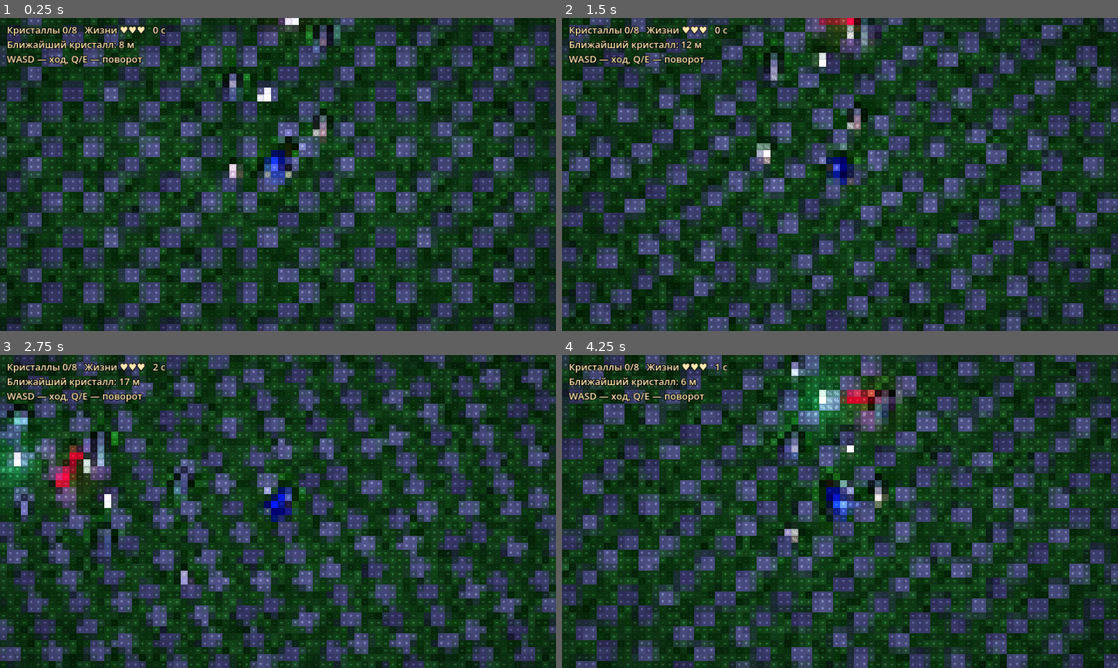
Above: before the commit, frames 1-4 (two rows, left to right).
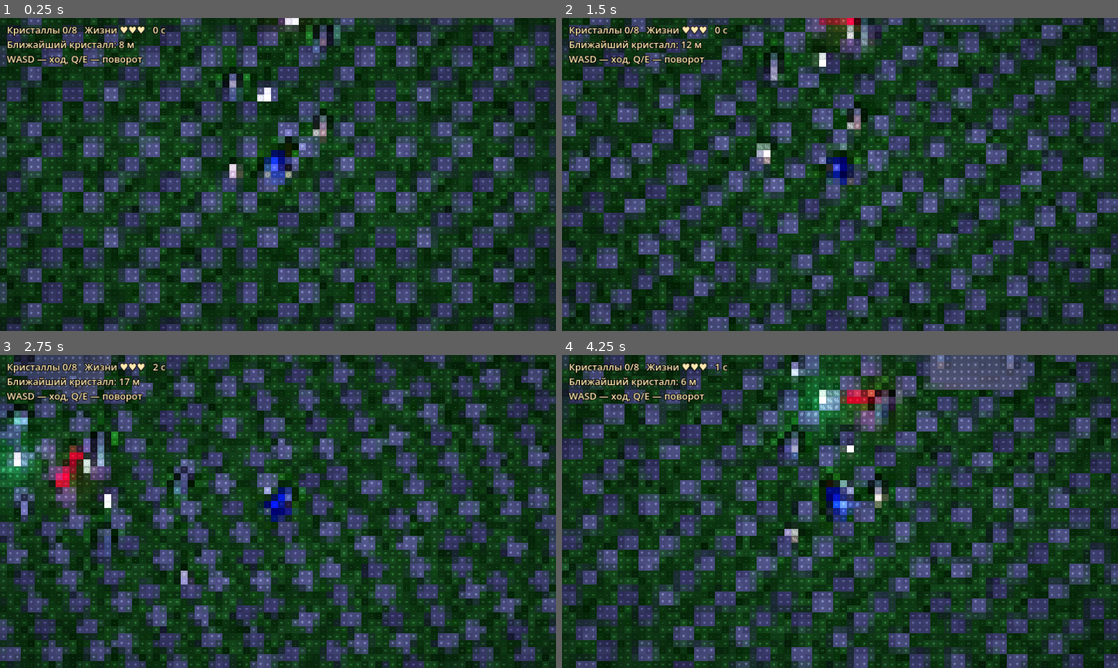
Above: after the commit, the same moments.

Repository: arteick/proxy-test
Game: Godot game, scene res://main.tscn
Two runs of this game, one before a commit and one after it. Both use one fixed random seed, a clock stepped at 60 frames per second and the inputs below.
Inputs (mouse positions are in pixels of both pictures, inside the frame that each line leads up to):
- Up to frame 1 (0.25 s): no input
- Up to frame 2 (1.5 s): tap Enter at 0.5 s; move the mouse to (962, 158) at 0.52 s; hold D 0.53-1.28 s; tap R at 0.6 s; move the mouse to (728, 190) at 1.27 s; hold S from 1.28 s (still down); tap Q at 1.35 s
- Up to frame 3 (2.75 s): move the mouse to (333, 442) at 2.02 s; release S at 2.03 s; hold D from 2.03 s (still down); hold E from 2.03 s (still down)
- Up to frame 4 (4.25 s): move the mouse to (812, 574) at 2.77 s; release D at 2.78 s; release E at 2.78 s; hold W 2.78-3.53 s; tap R at 2.85 s; move the mouse to (1006, 558) at 3.52 s; hold A from 3.53 s (still down); hold Q from 3.53 s (still down)

The runs differ from the first frame. In frame 1, 0.2% of the frame differs, in the area x 66-78%, y 0-3%; in frame 2, 0.3%; in frame 3, 1.2%; in frame 4, 1.7%, in the area x 65-84%, y 0-12%.

Commit message:
Чат: руины храма на карте
Co-Authored-By: Claude Sonnet 5.5 <noreply@anthropic.com>
Claude-Session: https://claude.ai/code/session_01UGforQNTL9B8iYymNW5tXE

Diff:
--- a/godot/scripts/level.gd
+++ b/godot/scripts/level.gd
@@ -45,3 +45,38 @@
 		Props.mesh(c, stone, Vector3(cx, h / 2.0, cz), parent)
 		colliders.append(Vector3(cx, cz, 0.6))
 	return colliders
+
+# Руины храма (одни на карту): плита-основание, обломки колонн, кусок стены, упавший барабан.
+# Возвращает коллайдеры Vector3(x, z, радиус) для колонн и стены.
+const RUINS_POS := Vector3(14.0, 0.0, -22.0)
+
+static func build_ruins(parent: Node3D, origin: Vector3 = RUINS_POS) -> Array:
+	var stone := Props.mat(Color("8f9199"), 0.85)
+	var colliders: Array = []
+	var slab := BoxMesh.new()
+	slab.size = Vector3(10, 0.3, 8)
+	Props.mesh(slab, stone, origin + Vector3(0, 0.15, 0), parent)
+	var step := BoxMesh.new()
+	step.size = Vector3(10, 0.15, 1.2)
+	Props.mesh(step, stone, origin + Vector3(0, 0.07, 4.6), parent)
+	var heights := [3.4, 1.2, 2.2, 0.7, 2.8, 1.6]
+	var i := 0
+	for sx in [-3.5, 0.0, 3.5]:
+		for sz in [-2.8, 2.8]:
+			var h: float = heights[i]
+			i += 1
+			var c := CylinderMesh.new()
+			c.top_radius = 0.45; c.bottom_radius = 0.55; c.height = h
+			Props.mesh(c, stone, origin + Vector3(sx, 0.3 + h / 2.0, sz), parent)
+			colliders.append(Vector3(origin.x + sx, origin.z + sz, 0.6))
+	var wall := BoxMesh.new()
+	wall.size = Vector3(5.0, 2.2, 0.6)
+	Props.mesh(wall, stone, origin + Vector3(0, 0.3 + 1.1, -4.2), parent)
+	for wx in [-1.8, 0.0, 1.8]:
+		colliders.append(Vector3(origin.x + wx, origin.z - 4.2, 1.0))
+	var drum := CylinderMesh.new()
+	drum.top_radius = 0.5; drum.bottom_radius = 0.5; drum.height = 1.6
+	var d := Props.mesh(drum, stone, origin + Vector3(6.2, 0.5, 1.0), parent)
+	d.rotation = Vector3(0, 0.6, PI / 2.0)
+	colliders.append(Vector3(origin.x + 6.2, origin.z + 1.0, 0.8))
+	return colliders
--- a/godot/scripts/world.gd
+++ b/godot/scripts/world.gd
@@ -32,7 +32,7 @@
 var run_seed := 1
 
 func _ready() -> void:
-	colliders = Level.build(self)
+	colliders = Level.build(self) + Level.build_ruins(self)
 	add_child(hero)
 	add_child(light)
 
--- a/godot/tests/run.gd
+++ b/godot/tests/run.gd
@@ -82,6 +82,10 @@
 	var fi := Level.floor_image()
 	check(fi.get_width() == Level.TILE * 8 and fi.get_pixel(5, 5) != fi.get_pixel(40, 40), "пол: текстура с вариацией")
 	check(Level.build(root).size() == Level.COLUMNS and root.get_child_count() == Level.COLUMNS + 1, "уровень: колонны и коллайдеры")
+	var ruins_root := Node3D.new()
+	var rc := Level.build_ruins(ruins_root)
+	check(rc.size() == 10 and ruins_root.get_child_count() == 10, "руины: коллайдеры и детали")
+	ruins_root.free()
 	check(Actors.spawn_crystals(root, Game.new(2).crystals).size() == Game.CRYSTALS and Actors.spawn_enemies(root, Game.new(2).enemies).size() == Game.ENEMIES, "узлы: кристаллы и тени")
 	var bat := Actors.make_bat(root, Vector3.ZERO)
 	Actors.animate_bat(bat, 0.1, true)
Not shown, changed: docs/MEMORY.md
Not shown, changed: docs/PROGRESS.md
Not shown, added: docs/chat/20261026-031119-429s.md
